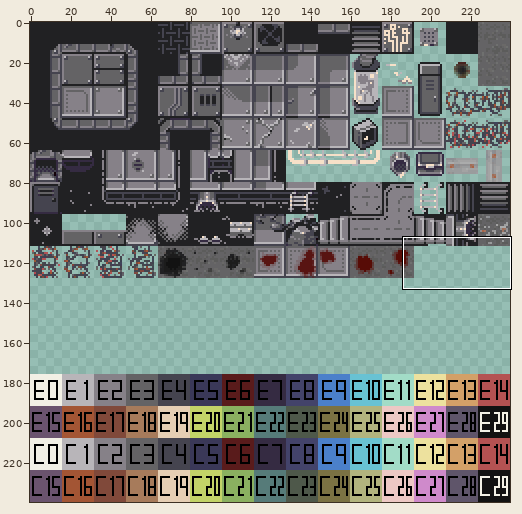
Sprite sheet: res/Tilesheet.png. The first picture is a wide view before the edit; the outline marks the close-up.
Close-up. The starting point:
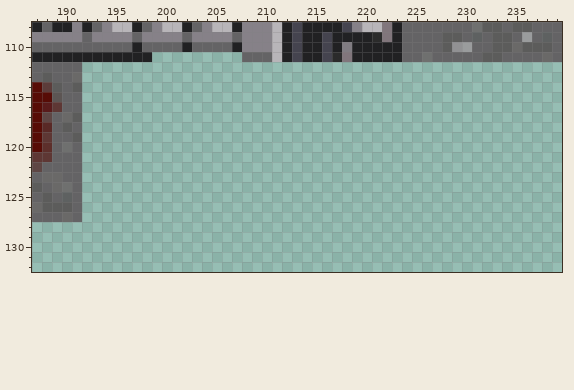
The file is 240x240 pixels. Pixels under 10% opacity are left out. Colours within 5 levels of each other are drawn and written as one. Shown: x 187..239, y 108..132. The commit also changed other parts of the picture, which this record leaves out.
The same view after the edit:
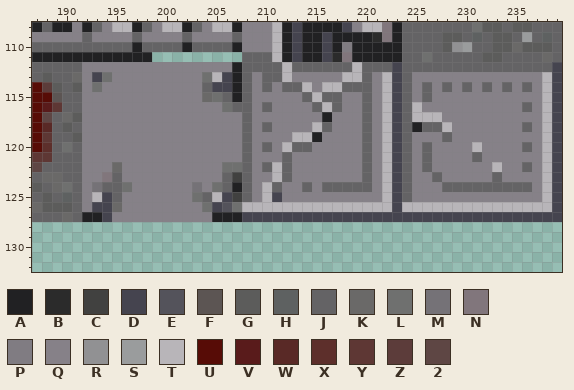
Palette (. is transparent): A #212123  B #2b2b2b  C #414140  D #45444f  E #54535b  F #5c5553  G #5c5c5b  H #5e6161  J #646365  K #6a6968  L #6f706f  M #757277  N #81767c  P #807c82  Q #868188  R #919193  S #9a9c9d  T #b8b5b9  U #570c06  V #591b1b  W #592926  X #5d2f2b  Y #5e3734  Z #5c3c3a  2 #5e4644
Diff:
Changed rows in their new state; - is an unchanged pixel.
first column x 192:
112 QQQQQQQQQQQQQQQAJJJJTJJJJJJTJJJDJJJJJJJJJJJJJJJD
113 QDLQQQQQQQQQLTDAJQJJTQQQQQTTJQTDJQQQQQQQQQQQQQTD
114 QLQQQQQQQQQQJDDAJQJQJJTQTTJJJQTDJQJQJQJQJQJQJQTD
115 QQQQQQQQQQQQKLJAJQQQQQJTJJQQJQTDJQJQQQQQQQQQQQTD
116 QQQQQQQQQQQQQQLJJQJQQQQJTJQQJQTDJTQQQQQQQQQQJQTD
117 QQQQQQQQQQQQQQQQJQQQQQQQAQQQJQTDJTTTQQQQQQQQQQTD
118 QQQQQQQQQQQQQQQQJQJQQQQTJQQQJQTDJAJJTQQQQQQQJQTD
119 QQQQQQQQQQQQQQQQJQQQQTTAQQQQJQTDJQQQJQQQQQQQQQTD
120 QQQQQQQQQQQQQQQQJQJQTJJQQQQQJQTDJQJQQQQTQQQQJQTD
121 QQQQQQQQQQQQQQQQJQQQJQQQQQQQJQTDJQJQQQQJQQQQQQTD
122 QQQKQQQQQQQQQQLLJQJTJQQQQQQQJQTDJQJQQQQQQTQQJQTD
123 QQNJQQQQQQQQQQJCJQQTJQQQQQQQJQTDJQQJQQQQQJQQQQTD
124 QMJJLQQQQQQMQLJAJQTJQQJQJJJJJQTDJQQQJJJJJJJJJQTD
125 QTDJQQQQQQQLJTDCJQTDQQQQQQQQQQTDJQQQQQQQQQQQQQTD
126 QDDKQQQQQQQQLDELTTTTTTTTTTTTTTTDTTTTTTTTTTTTTTTD
127 AADQQQQQQQQQQAAADDDDDDDDDDDDDDDDDDDDDDDDDDDDDDDD
Boxes around the changes in both close-ups, in picture pixels (x1, y1, x2, y2):
added: (82, 62, 562, 222)
